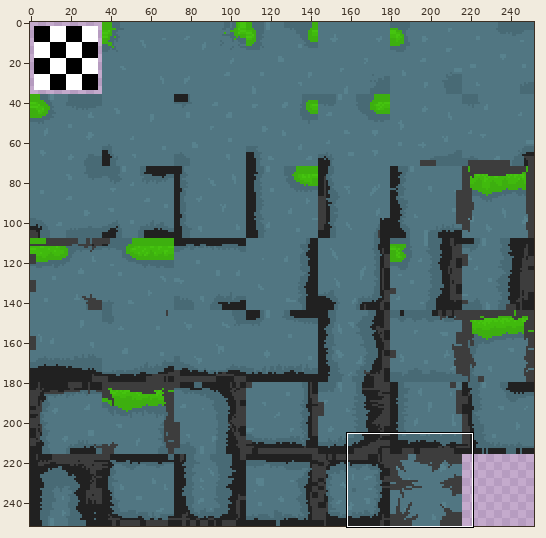
Sprite sheet: tilesets/tsOutHit/output_tileset.png. Above: a wide view before the commit, with the close-up outlined.
Close-up. As it was:
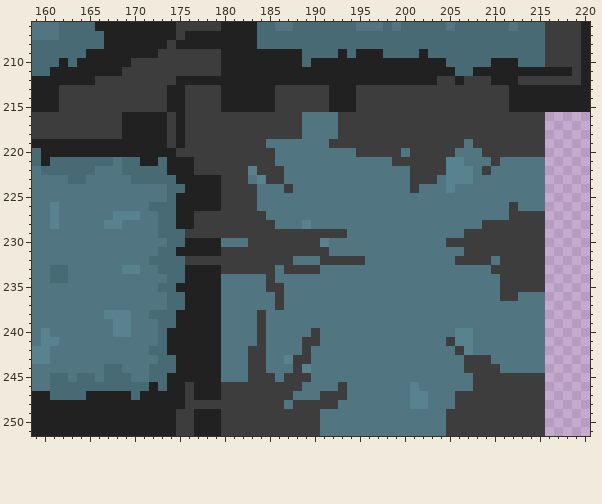
The file is 252x252 pixels. Shown: x 159..220, y 206..251.
After:
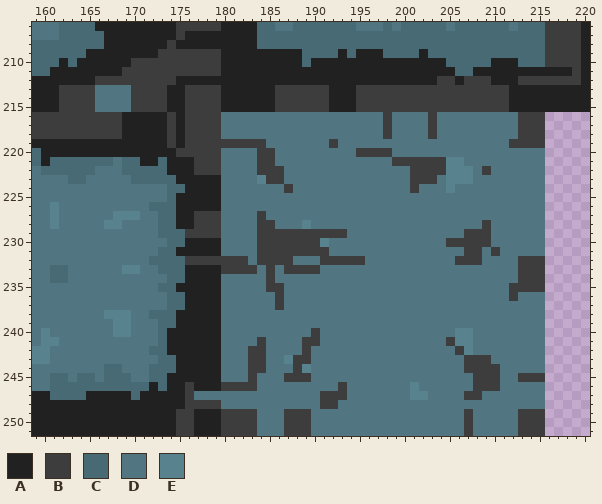
Palette (. is transparent): A #212121  B #3d3d3d  C #486a75  D #517682  E #58828e
Diff:
Colour A gives way to colour D in row 247 at x 177 to 179.
Colour B gives way to colour D in rows 213 to 215 at x 166 to 169; in rows 216 to 218 at x 180 to 188, 193 to 197, 199 to 202 and 204 to 212; in row 219 at x 193 to 206 and 208 to 211; in row 220 at x 180 to 183, 199, 201 to 205 and 209 to 215; in row 221 at x 180 to 183 and 210; in rows 222 to 223 at x 180 to 182.
Colour B gives way to colour D in rows 224 to 225 at x 180 to 183; in row 226 at x 180 to 183 and 212; in row 227 at x 180 to 183 and 212 to 215; in rows 228 to 229 at x 180 to 183 and 210 to 215; in row 230 at x 183 and 210 to 215; in row 231 at x 180 to 183, 209 and 211 to 215.
Colour B gives way to colour D in row 232 at x 183, 209 and 211 to 212; in row 233 at x 184 and 210 to 212; in row 234 at x 211 to 212; in rows 235 to 236 at x 211; in rows 238 to 240 at x 184; in row 245 at x 184 to 185 and 211 to 212.
Colour B gives way to colour D in row 246 at x 184 to 188 and 211 to 215; in row 247 at x 180 to 187, 206 and 209 to 215; in row 248 at x 180 to 186, 188 to 190 and 206 to 215; in rows 249 to 251 at x 184 to 186, 190, 205 to 206 and 208 to 212.
Colour E gives way to colour D in row 222 at x 183; in row 248 at x 201 to 202.
Changed places in both close-ups, as pixel boxes (x1, y1, x2, y2):
changed: (95, 85, 131, 112)
changed: (221, 112, 302, 337)
changed: (338, 112, 545, 301)
changed: (194, 373, 320, 436)
changed: (410, 373, 545, 436)
